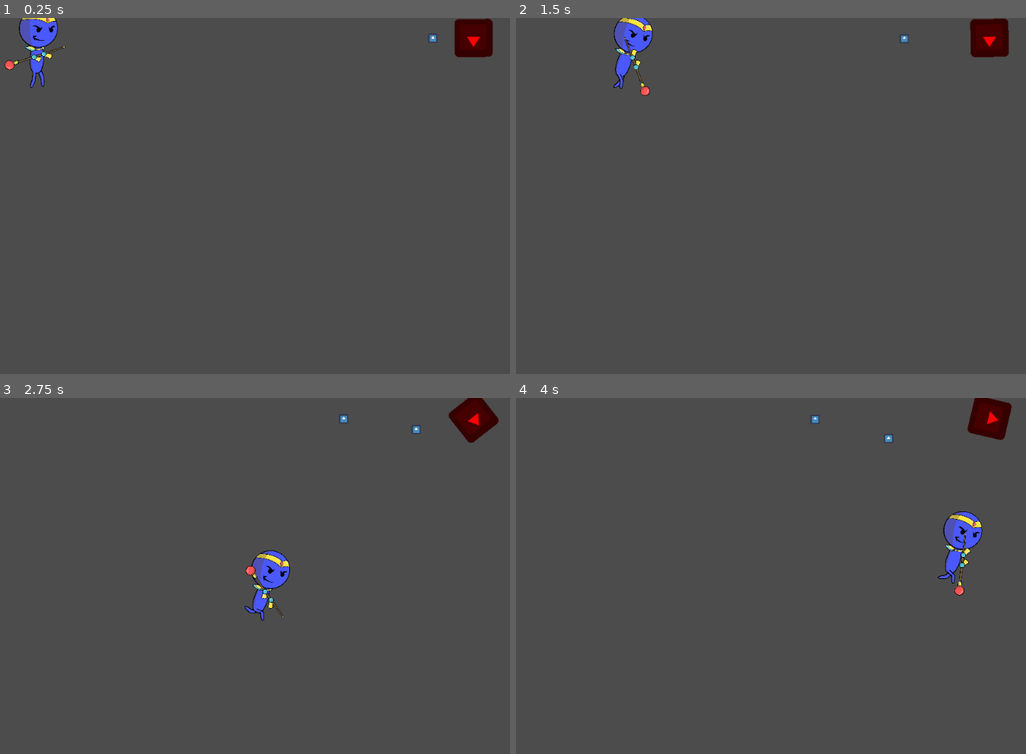
Above: before the commit, frames 1-4 (two rows, left to right).
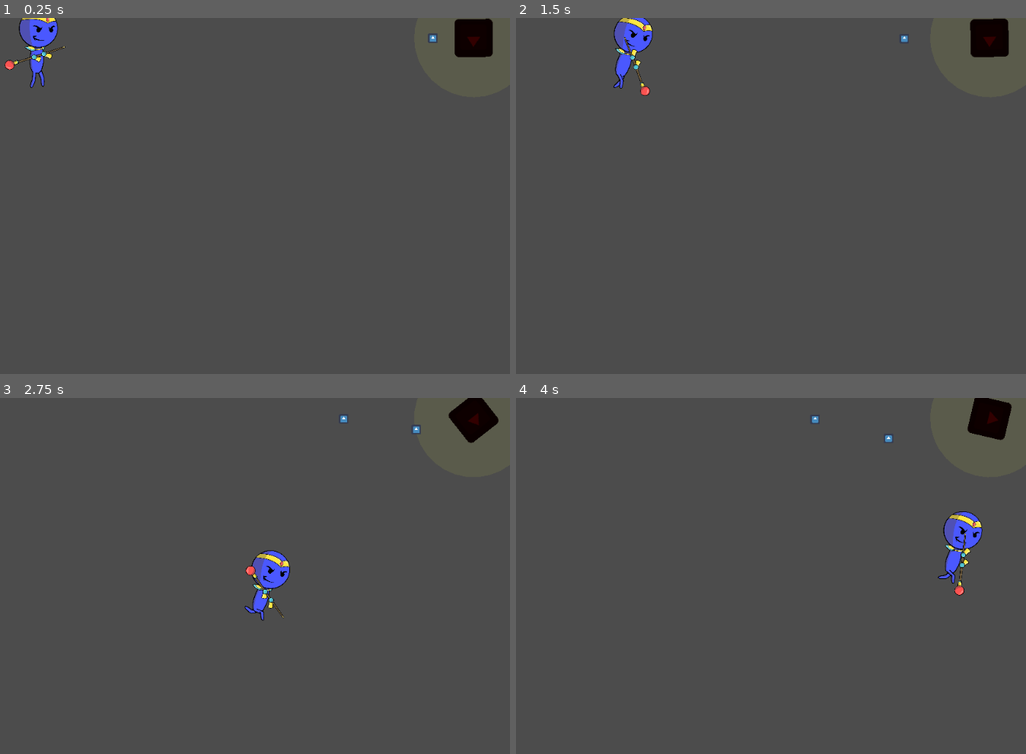
Above: after the commit, the same moments.

Repository: harchrisdytian/SUNY_Wowie_jam_2021
Game: Godot game, scene res://test_levels/Dale Test.tscn
The game is run twice, just before and just after one commit, with the same random seed, the same clock (stepped at 60 frames per second) and the same inputs. The project has no main scene, so this scene is started directly. The engine's default icon, where the game draws it, is replaced by a stand-in: a white triangle on a blue panel in a dark square.
Inputs (mouse positions are in pixels of both pictures, inside the frame that each line leads up to):
- Up to frame 1 (0.25 s): no input
- Up to frame 2 (1.5 s): tap Enter at 0.5 s; move the mouse to (857, 178) at 0.52 s; hold D (right) 0.53-1.28 s; click (857, 178) at 0.67 s; move the mouse to (597, 213) at 1.27 s; hold S (backwards) from 1.28 s (still down); click (597, 213) at 1.42 s
- Up to frame 3 (2.75 s): move the mouse to (265, 497) at 2.02 s; release S (backwards) at 2.03 s; hold D (right) from 2.03 s (still down); click (265, 497) at 2.17 s
- Up to frame 4 (4 s): move the mouse to (689, 647) at 2.77 s; release D (right) at 2.78 s; hold W (forward) 2.78-3.53 s; click (689, 647) at 2.92 s; move the mouse to (903, 629) at 3.52 s; hold A (left) from 3.53 s (still down); click (903, 629) at 3.67 s

The runs differ from the first frame. In frame 1, 0.8% of the frame differs, in the area x 89-97%, y 0-11%; in frame 2, 0.8%; in frame 3, 0.8%; in frame 4, 0.8%.

Commit message:
turret update

Diff:
--- a/Development/Enemies/Turret.gd
+++ b/Development/Enemies/Turret.gd
@@ -13,10 +13,6 @@
 
 func _ready():
 	$Sprite.self_modulate = Color(0.2, 0, 0)
-	#set the collision shape area's radius
-	var shape = CircleShape2D.new()
-	shape.radius = detect_radius
-	$Visibility/CollisionShape2D.shape = shape
 	$Shoottimer.wait_time = fire_rate
 
 func _physics_process(delta):
@@ -30,10 +26,6 @@
 	if can_shoot:
 		emit_signal("shoot", EnemyBullet, $Position2D.global_position, Vector2(1,0).rotated(rotation))
 		print("shooting")
-#		var b = EnemyBullet.instance()
-#		b.position = $Position2D.position
-#		b.velocity = Vector2(1,0)
-#		add_child(b)
 		$Shoottimer.start()
 		can_shoot = false
 
@@ -46,14 +38,14 @@
 
 
 
-func _on_Visibility_body_entered(body):
-	if target:
-		return
-	target = body
-	$Sprite.self_modulate.r = 1.0
-
-
-func _on_Visibility_body_exited(body):
-	if body == target:
-		target = null
-		$Sprite.self_modulate.r = 0.2
+#func _on_Visibility_body_entered(body):
+#	if target:
+#		return
+#	target = body
+#	$Sprite.self_modulate.r = 1.0
+#
+#
+#func _on_Visibility_body_exited(body):
+#	if body == target:
+#		target = null
+#		$Sprite.self_modulate.r = 0.2
--- a/Development/Enemies/Turret.tscn
+++ b/Development/Enemies/Turret.tscn
@@ -9,6 +9,7 @@
 
 [node name="Turret" type="KinematicBody2D"]
 script = ExtResource( 1 )
+detect_radius = 100
 fire_rate = 0.5
 EnemyBullet = ExtResource( 3 )
 
